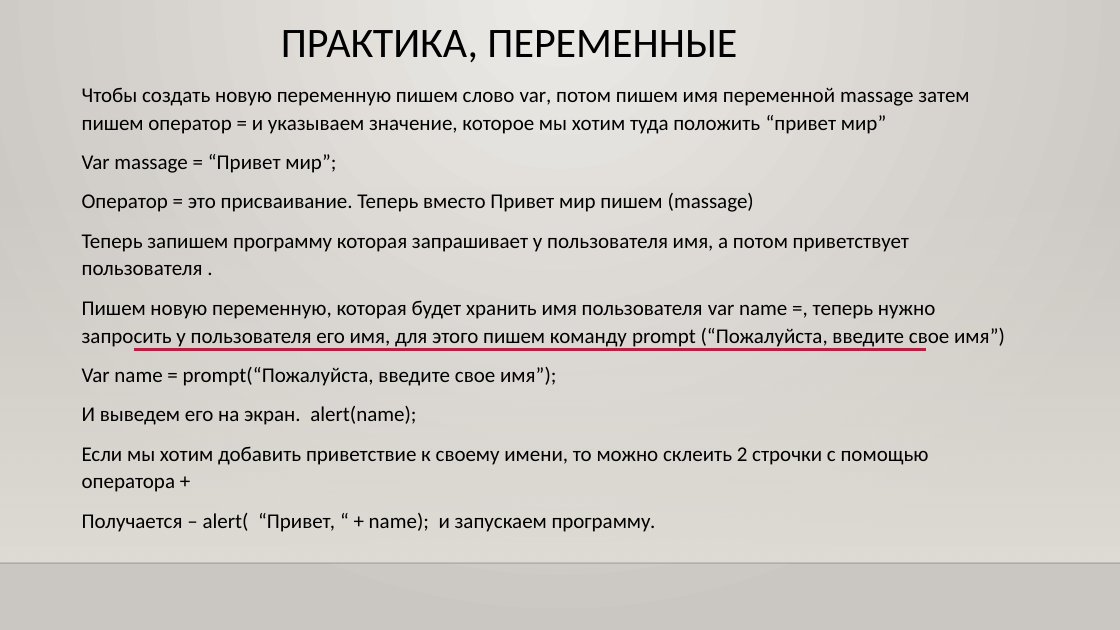
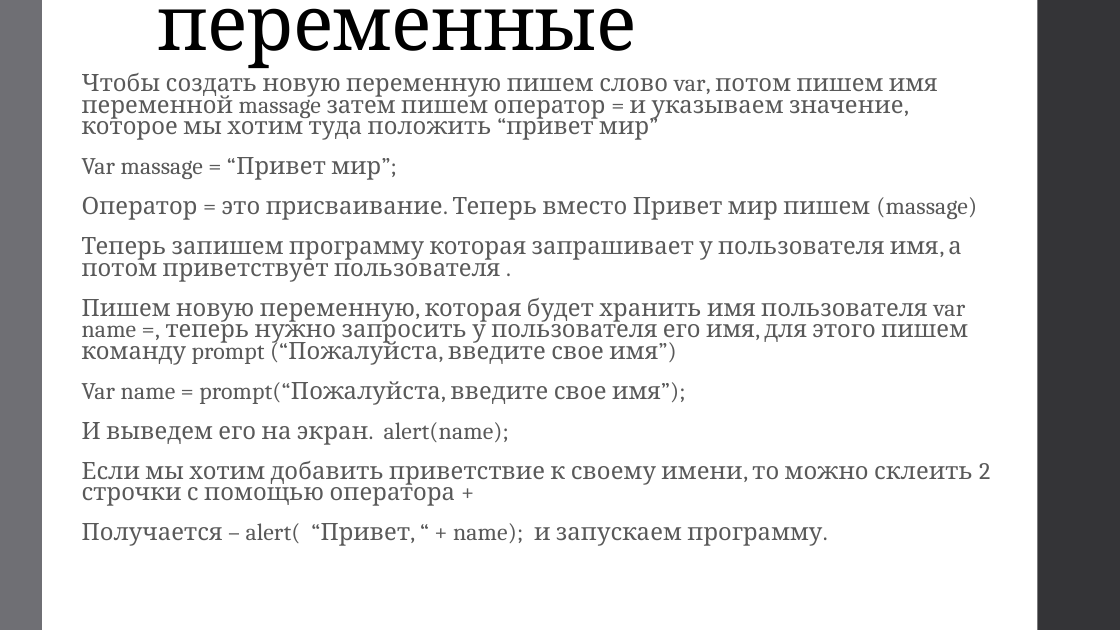
Before and after one commit to VadimDema/c-, a slide deck: slide 9 of Вадим презентация.pptx. Drawn at 1120x630 pixels with LibreOffice and Linux fonts; fonts in the diff are those of the drawing; background and template pictures are left out. Boxes give left, top, right and bottom in pixels: in the first picture for what was removed or moved away, otherwise in the second. Text is boxed around its words. In the diff, an @@ line names an element or a change of style, - is before the commit and + after.

```diff
--- a/Вадим презентация.pptx
+++ b/Вадим презентация.pptx
@@ background gradient #ECEAE7 to #CAC7C1 to #FFFFFF @@
@@ rectangle added at [0, 0, 42, 630], fill #6F6F74 @@
@@ title at [157, 8, 637, 68]: text changed; size 36 to 64.8 pt; font Calibri to Cambria @@
-ПРАКТИКА, ПЕРЕМЕННЫЕ
+практика, переменные
@@ rectangle added at [1038, 0, 1120, 630], fill #353537 @@
@@ text "Чтобы создать новую переменную пишем ..." at [82, 73, 990, 546]: size 18 to 20.4 pt, font Calibri to Cambria, text colour #000000 to #595959, letter spacing 0 to 0.1 pt; line spacing 1.1 to 0.75; more space between paragraphs @@
@@ rectangle removed at [0, 186, 1120, 563] @@
@@ line removed from (134, 350) to (927, 350) @@
@@ line removed from (0, 563) to (1120, 563) @@
```
Also in this commit, not shown: 8 other slides changed, 2 slides added.
